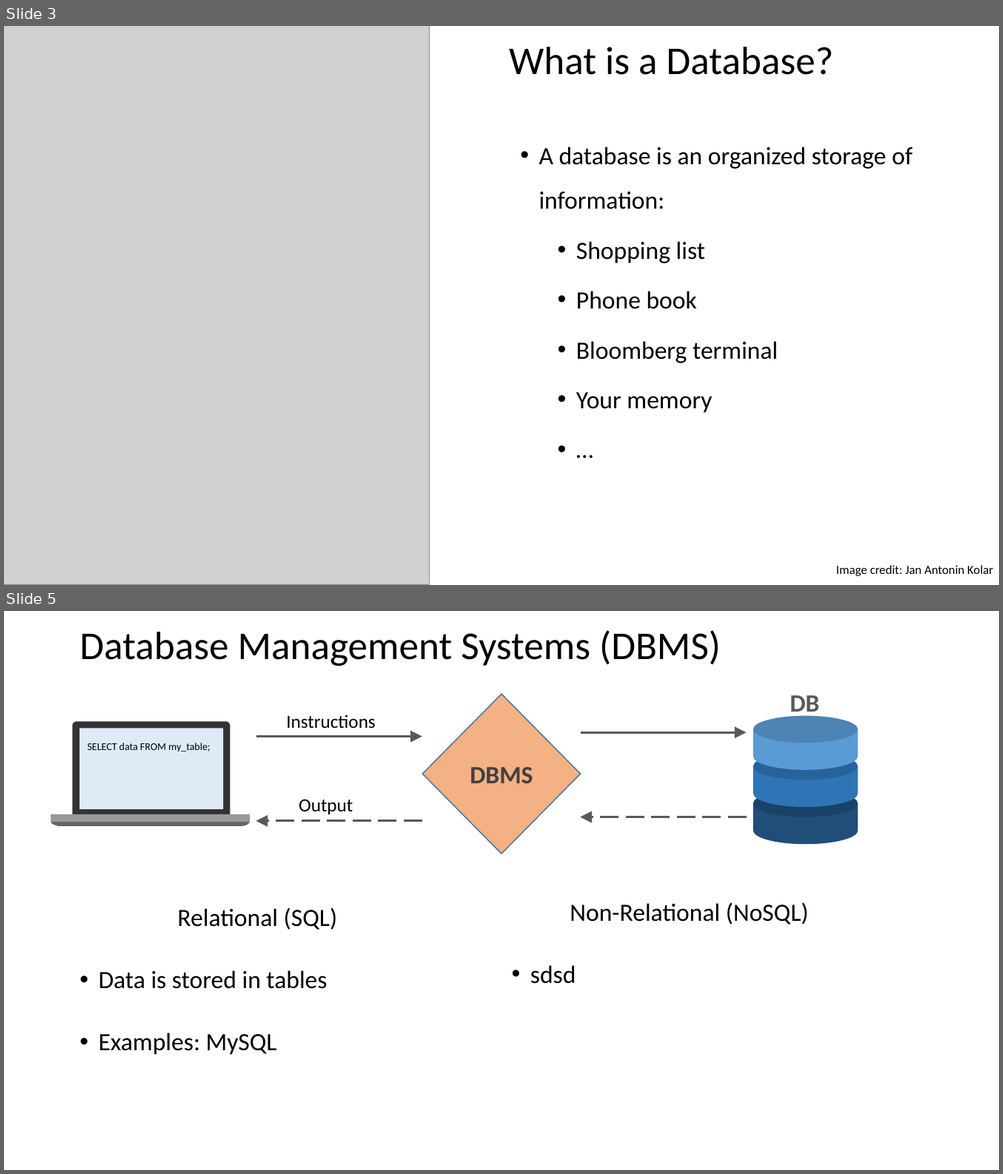
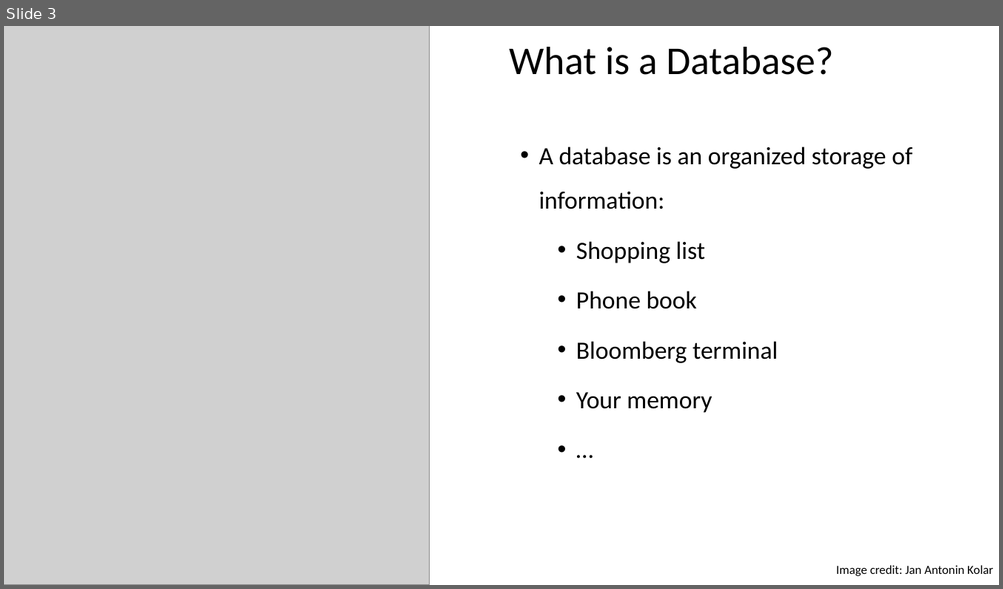
Before and after one commit to ipozdeev/it-skills-for-research, a slide deck: databases/databases_slides.pptx. Shown one above the other, each under a label of ours: slides 3 and 5 before the commit, slide 3 after it; the slides between them are not shown. The pictures are 1003x1174 and 1003x589 pixels, drawn with LibreOffice and Linux fonts; fonts in the diff are those of the drawing; grey boxes stand for pictures; background and template pictures are left out. Boxes give left, top, right and bottom in pixels: in the first picture for what was removed or moved away, otherwise in the second. Text is boxed around its words. In the diff, an @@ line names an element or a change of style, - is before the commit and + after.

Commit message:
databases slides -- done; viz slides -- added toc

```diff
--- a/databases/databases_slides.pptx
+++ b/databases/databases_slides.pptx
@@ slide 5 removed at (4, 611, 999, 1170), background #FFFFFF @@
@@ title removed at (79, 630, 720, 666) @@
-Database Management Systems (DBMS)
@@ diamond removed at (423, 694, 580, 854) @@
-DBMS
@@ text removed at (790, 695, 819, 718) @@
-DB
@@ text removed at (286, 715, 375, 729) @@
-Instructions
@@ group removed at (753, 716, 857, 845): 6 freeform shapes @@
@@ text removed at (88, 743, 210, 752) @@
-SELECT data FROM my_table;
@@ arrow removed from (257, 736) to (422, 736) @@
@@ arrow removed from (580, 732) to (746, 732) @@
@@ text removed at (299, 799, 353, 815) @@
-Output
@@ group removed at (51, 721, 250, 826): 2 freeform shapes, 2 rectangles @@
@@ arrow removed from (422, 821) to (256, 821) @@
@@ arrow removed from (746, 817) to (580, 817) @@
@@ text removed at (99, 908, 338, 1055) @@
-Relational (SQL)
-• Data is stored in tables
-• Examples: MySQL
@@ text removed at (530, 903, 808, 984) @@
-Non-Relational (NoSQL)
-• sdsd
```
Also in this commit, not shown: 2 slides changed, 6 slides added, 2 other files.
